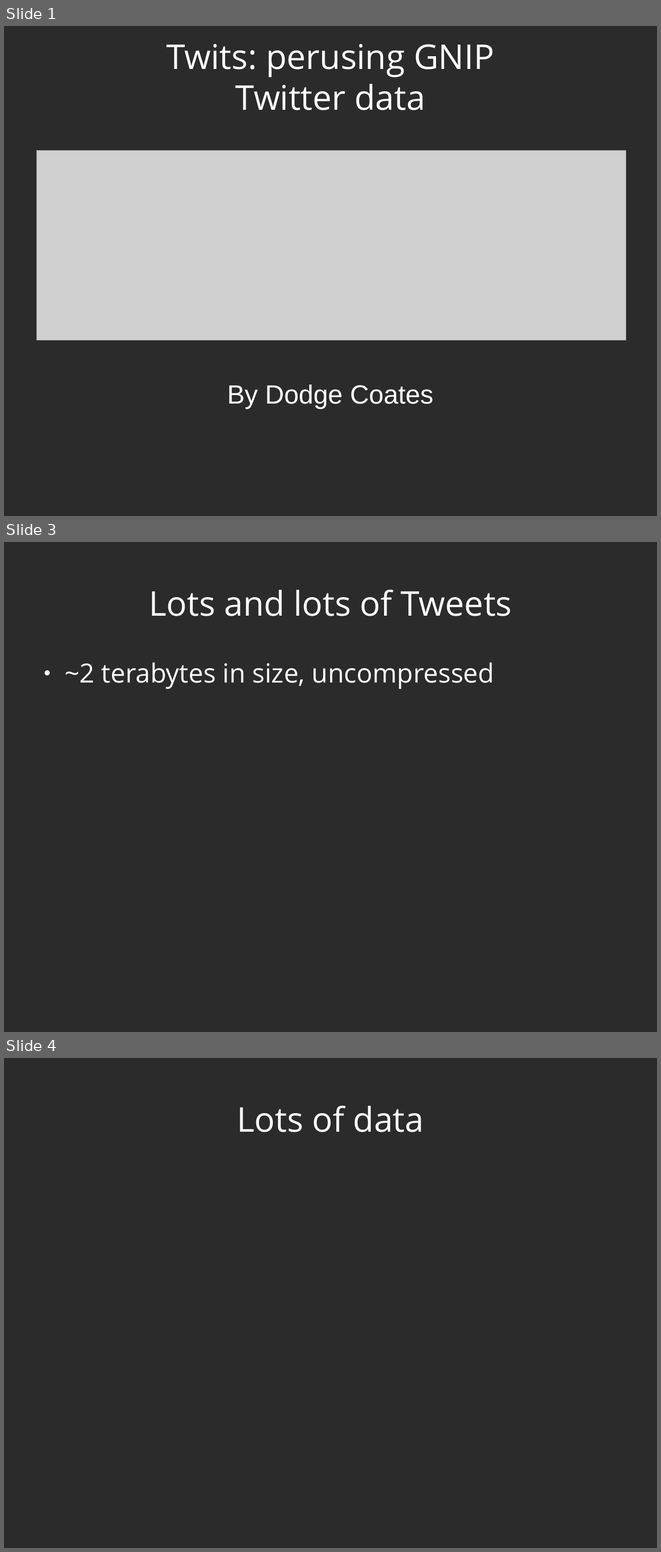
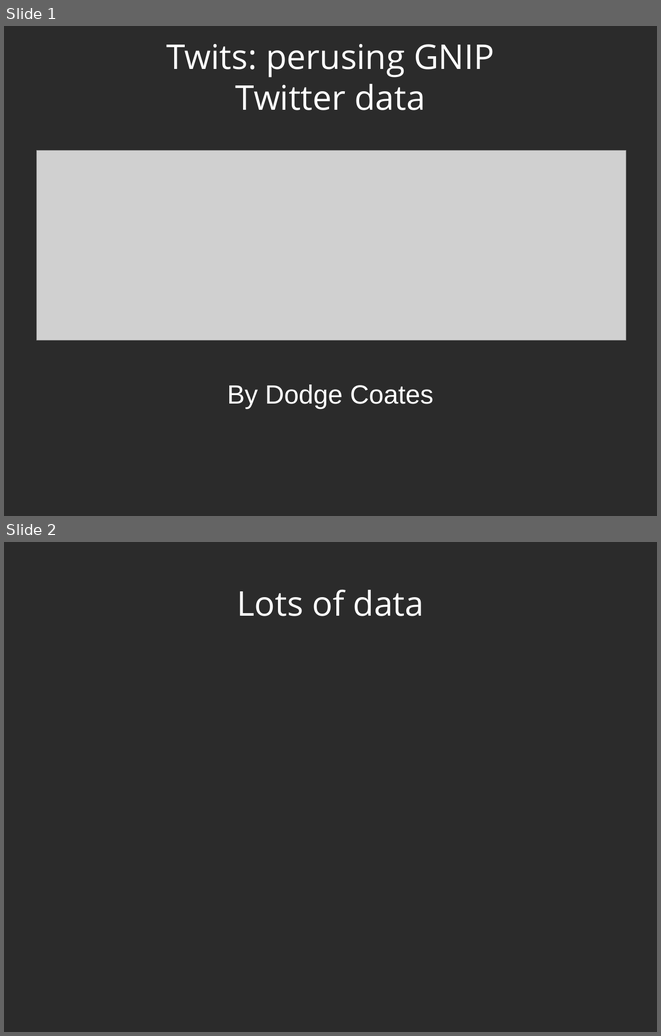
Before and after one commit to dwcoates/twits, a slide deck: presentation.odp. Shown one above the other, each under a label of ours: slides 1, 3 and 4 before the commit, slides 1 and 2 after it; the slides between them are not shown. The pictures are 661x1552 and 661x1036 pixels, drawn with LibreOffice and Linux fonts; fonts in the diff are those of the drawing; grey boxes stand for pictures; background and template pictures are left out; a plain dark background stands for a picture behind light text. Boxes give left, top, right and bottom in pixels: in the first picture for what was removed or moved away, otherwise in the second. Text is boxed around its words. In the diff, an @@ line names an element or a change of style, - is before the commit and + after.

```diff
--- a/presentation.odp
+++ b/presentation.odp
@@ slide 3 removed at box(4, 542, 657, 1032), background picture (left out) @@
@@ title removed at box(149, 590, 512, 616) @@
-Lots and lots of Tweets
@@ text removed at box(64, 662, 494, 689) @@
-● ~2 terabytes in size, uncompressed
@@ what was slide 4 is now slide 2 @@
```
Also in this commit, not shown: 2 slides changed, 3 slides added, 1 other slide removed.
